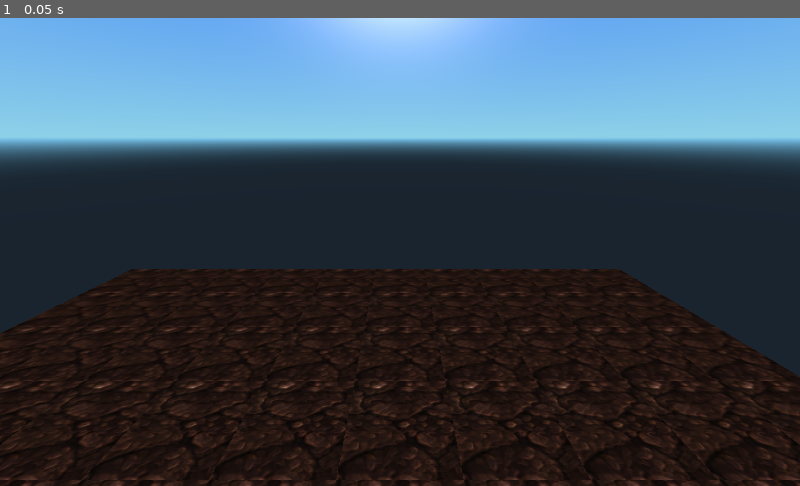
Above: before the commit, frame 1.
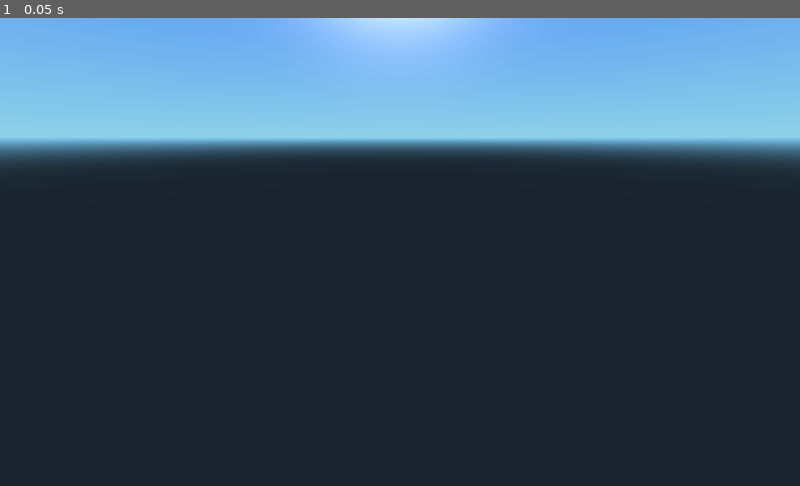
Above: after the commit, the same moment.

Repository: mustafmst/minecraft-clone
Game: Godot game, scene res://scenes/World/World.tscn
Same seed, same stepped clock (60 frames per second), same inputs: the game is played once before the commit and once after it. The project has no main scene, so this scene is started directly.
Inputs:
- Up to frame 1 (0.05 s): no input

The runs differ from the first frame. In frame 1, 42% of the frame differs, in the area x 0-100%, y 53-100%.
Error after the commit: Parse Error: Can't preload resource at path: res://components/Land/Chunk.tscn (res://components/Land/Chunk.gd:5)

Commit message:
Add Land scene to manage chunks

Diff:
--- a/components/Land/Chunk.gd
+++ b/components/Land/Chunk.gd
@@ -1,7 +1,15 @@
 extends Node
 
-var Block = preload("res://components/Block/Block.tscn")
+# Scenes and Objects
+const Block = preload("res://components/Block/Block.tscn")
+const Chunk = preload("res://components/Land/Chunk.tscn")
 
+# Variables
+var neighourChunks = [[null, null, null],
+                      [null, null, null],
+                      [null, null, null]]
+
+# need to implement here chunk generation
 func generate_map():
     var map = []
     for i in range(10):
@@ -11,9 +19,14 @@
         map.push_back(tmp)
     return map
 
-# class member variables go here, for example:
-# var a = 2
-# var b = "textvar"
+
+# Creating new Chunk
+static func create_new(landScene, parentChunk, parentX, parentY):
+    var newChunk = Chunk.instance()
+    newChunk.add_neighbour(parentChunk, parentX, parentY)
+    landScene.add_child(newChunk)
+    return newChunk
+
 
 func _init():
     var map = generate_map()
@@ -22,10 +35,12 @@
             put_blocks(Vector2(x,y), map[x][y])
     pass
 
+
 func _ready():
     # Called when the node is added to the scene for the first time.
     # Initialization here
     pass
+
 
 func put_blocks(pos, height):
     for h in range(height):
@@ -34,7 +49,9 @@
         add_child(item)
     pass
 
-#func _process(delta):
-#    # Called every frame. Delta is time since last frame.
-#    # Update game logic here.
-#    pass
+
+# Helper methods
+func add_neighbour(chunk, x, y):
+    if(chunk != self && x != 1 && y != 1):
+        neighourChunks[x][y] = chunk
+    pass
--- /dev/null
+++ b/components/Land/Land.gd
@@ -0,0 +1,15 @@
+extends Node
+
+# class member variables go here, for example:
+# var a = 2
+# var b = "textvar"
+
+func _ready():
+    # Called when the node is added to the scene for the first time.
+    # Initialization here
+    pass
+
+#func _process(delta):
+#    # Called every frame. Delta is time since last frame.
+#    # Update game logic here.
+#    pass
--- /dev/null
+++ b/components/Land/Land.tscn
@@ -0,0 +1,3 @@
+[gd_scene format=2]
+
+[node name="Land" type="Node" index="0"]
--- a/scenes/World/World.tscn
+++ b/scenes/World/World.tscn
@@ -21,7 +21,7 @@
 far = 100.0
 _sections_unfolded = [ "Transform" ]
 
-[node name="Land" parent="." index="1" instance=ExtResource( 1 )]
+[node name="Chunk" parent="." index="1" instance=ExtResource( 1 )]
 
 [node name="DirectionalLight" type="DirectionalLight" parent="." index="2"]
 
